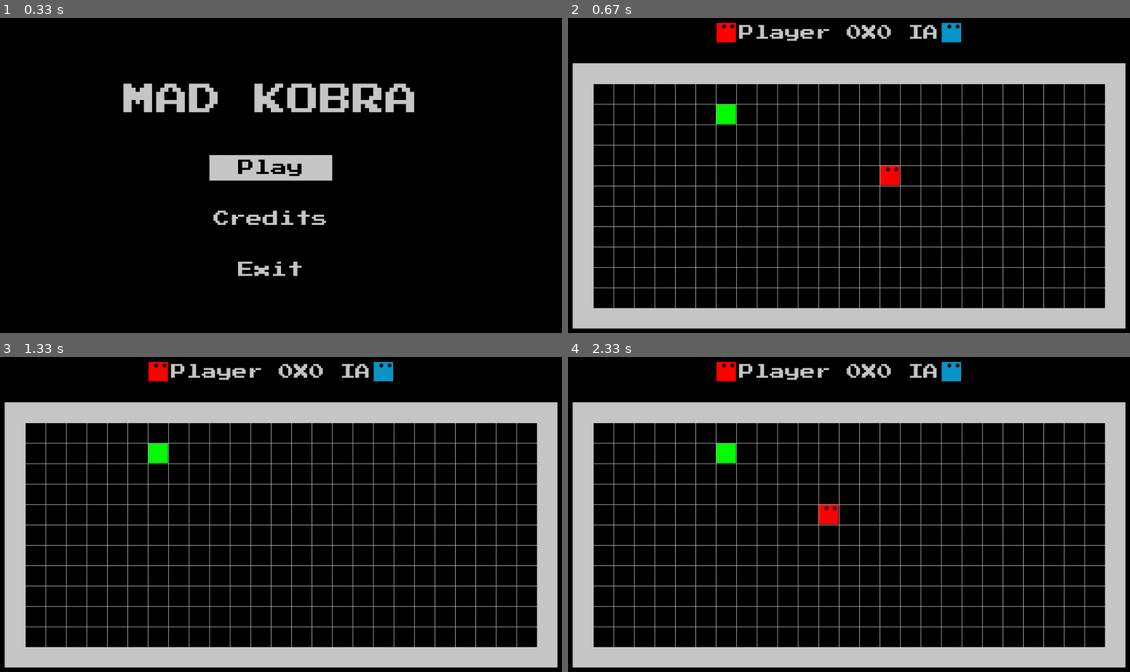
Above: before the commit, frames 1-4 (two rows, left to right).
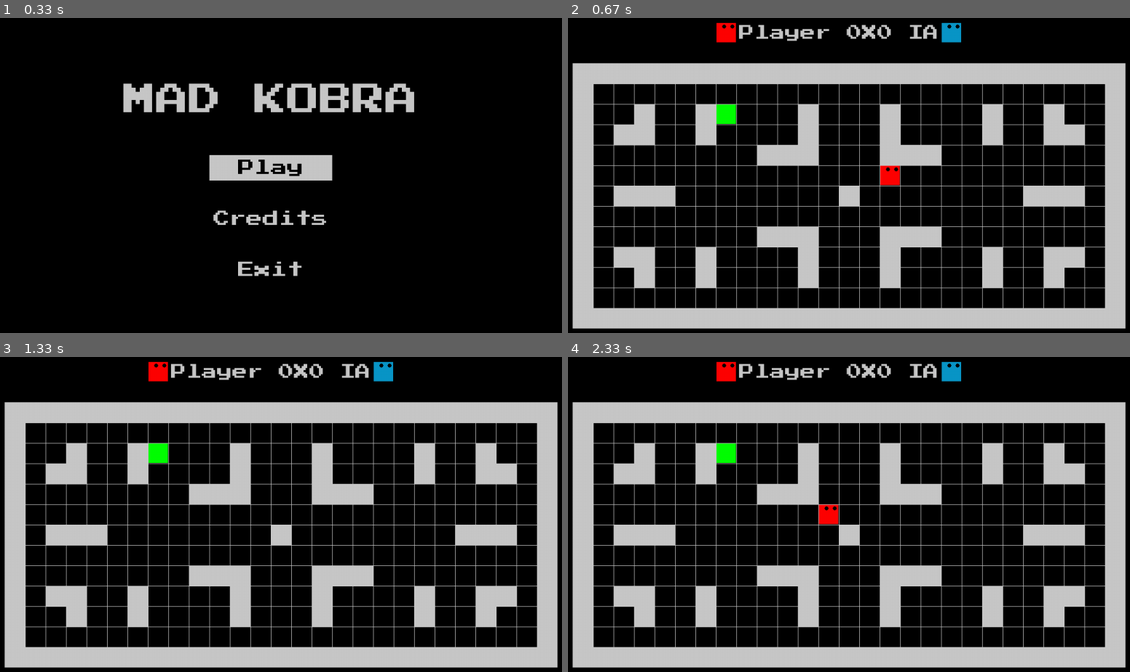
Above: after the commit, the same moments.

Repository: LUDUSLab/stem-games
Game: pygame game, started from Snake3Equipe2/main.py
Same seed, same stepped clock (60 frames per second), same inputs: the game is played once before the commit and once after it.
Inputs:
- Up to frame 1 (0.33 s): no input
- Up to frame 2 (0.67 s): tap Enter at 0.33 s
- Up to frame 3 (1.33 s): hold W 0.67-1.13 s; hold D from 1.17 s (still down)
- Up to frame 4 (2.33 s): release D at 1.63 s; hold S from 2.23 s (still down)

Frame 1 is identical in both runs. In frame 2, 11% of the frame differs, in the area x 8-92%, y 27-86%; in frame 3, 11%; in frame 4, 11%.

Commit message:
obstacles has added

Diff:
--- a/Snake3Equipe2/arena.py
+++ b/Snake3Equipe2/arena.py
@@ -15,6 +15,7 @@
         self.grid = grid
         self.snake_player = snake.SnakePlayer((255, 0, 0), (15, 8))
         self.wall = wall.Wall()
+        self.wall = wall.Obstacles((200, 200, 200))
         self.fruit = fruit.Fruit(1, (random.randrange(3, 28), random.randrange(3, 14)))
         self.p1 = cube.Cube((10, 1), (255, 0, 0))
         self.ia = cube.Cube((21, 1), (10, 150, 200))
@@ -62,4 +63,5 @@
         self.p1.draw(self.size[0] // self.columns, surface, True)
         self.ia.draw(self.size[0] // self.columns, surface, True)
         self.wall.draw_wall(surface)
+        self.wall.draw_obstacles(surface)
         self.draw_grid(32, 18, surface)
--- a/Snake3Equipe2/wall.py
+++ b/Snake3Equipe2/wall.py
@@ -19,8 +19,70 @@
 
 
 class Obstacles(Wall):
-    def init(self):
-        super(Obstacles, self).__init__()
+    def __init__(self, color):
+        super().__init__(color)
+        self.color = color
 
-    # def draw_obstacles(self, surface):
-        # surface.blit(self._wall, (240, 240))
+    def draw_obstacles(self, surface):
+        # 1
+        pygame.draw.rect(surface, self.color, (200, 240) + self.size)
+        pygame.draw.rect(surface, self.color, (240, 240) + self.size)
+        pygame.draw.rect(surface, self.color, (240, 200) + self.size)
+        # 2
+        pygame.draw.rect(surface, self.color, (360, 200) + self.size)
+        pygame.draw.rect(surface, self.color, (360, 240) + self.size)
+        # 3
+        pygame.draw.rect(surface, self.color, (200, 360) + self.size)
+        pygame.draw.rect(surface, self.color, (240, 360) + self.size)
+        pygame.draw.rect(surface, self.color, (280, 360) + self.size)
+        # 4
+        pygame.draw.rect(surface, self.color, (200, 480) + self.size)
+        pygame.draw.rect(surface, self.color, (240, 480) + self.size)
+        pygame.draw.rect(surface, self.color, (240, 520) + self.size)
+        # 5
+        pygame.draw.rect(surface, self.color, (360, 480) + self.size)
+        pygame.draw.rect(surface, self.color, (360, 520) + self.size)
+        # 6
+        pygame.draw.rect(surface, self.color, (480, 280) + self.size)
+        pygame.draw.rect(surface, self.color, (520, 280) + self.size)
+        pygame.draw.rect(surface, self.color, (560, 240) + self.size)
+        pygame.draw.rect(surface, self.color, (560, 280) + self.size)
+        pygame.draw.rect(surface, self.color, (560, 200) + self.size)
+        # 7
+        pygame.draw.rect(surface, self.color, (480, 440) + self.size)
+        pygame.draw.rect(surface, self.color, (520, 440) + self.size)
+        pygame.draw.rect(surface, self.color, (560, 440) + self.size)
+        pygame.draw.rect(surface, self.color, (560, 480) + self.size)
+        pygame.draw.rect(surface, self.color, (560, 520) + self.size)
+        # 8
+        pygame.draw.rect(surface, self.color, (760, 280) + self.size)
+        pygame.draw.rect(surface, self.color, (800, 280) + self.size)
+        pygame.draw.rect(surface, self.color, (720, 240) + self.size)
+        pygame.draw.rect(surface, self.color, (720, 280) + self.size)
+        pygame.draw.rect(surface, self.color, (720, 200) + self.size)
+        # 9
+        pygame.draw.rect(surface, self.color, (760, 440) + self.size)
+        pygame.draw.rect(surface, self.color, (800, 440) + self.size)
+        pygame.draw.rect(surface, self.color, (720, 440) + self.size)
+        pygame.draw.rect(surface, self.color, (720, 480) + self.size)
+        pygame.draw.rect(surface, self.color, (720, 520) + self.size)
+        # 10
+        pygame.draw.rect(surface, self.color, (920, 200) + self.size)
+        pygame.draw.rect(surface, self.color, (920, 240) + self.size)
+        # 11
+        pygame.draw.rect(surface, self.color, (920, 480) + self.size)
+        pygame.draw.rect(surface, self.color, (920, 520) + self.size)
+        # 12
+        pygame.draw.rect(surface, self.color, (1080, 240) + self.size)
+        pygame.draw.rect(surface, self.color, (1040, 240) + self.size)
+        pygame.draw.rect(surface, self.color, (1040, 200) + self.size)
+        # 13
+        pygame.draw.rect(surface, self.color, (1080, 480) + self.size)
+        pygame.draw.rect(surface, self.color, (1040, 480) + self.size)
+        pygame.draw.rect(surface, self.color, (1040, 520) + self.size)
+        # 14
+        pygame.draw.rect(surface, self.color, (1080, 360) + self.size)
+        pygame.draw.rect(surface, self.color, (1040, 360) + self.size)
+        pygame.draw.rect(surface, self.color, (1000, 360) + self.size)
+        # 15
+        pygame.draw.rect(surface, self.color, (640, 360) + self.size)
